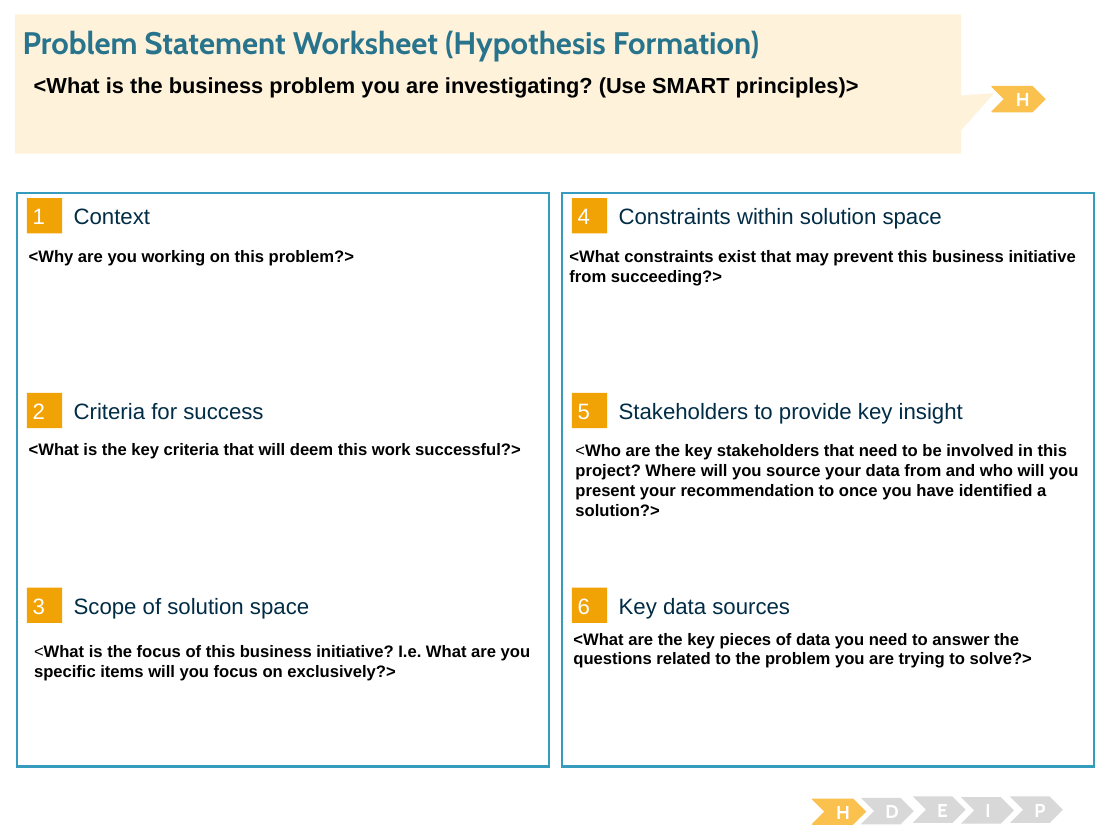
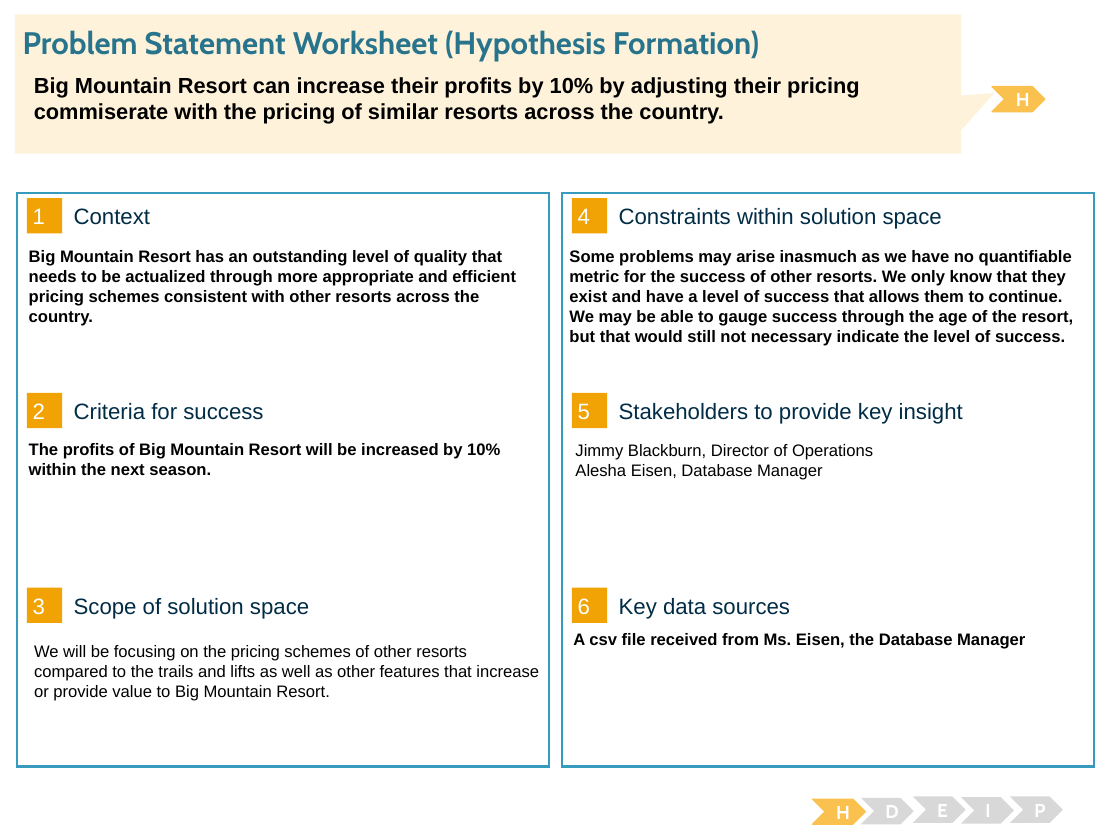
Before and after one commit to MarcJKolb/Unit_14, a slide deck: slide 1 of Marc Kolb PSW - Guided Capstone.pptx. Drawn at 1120x840 pixels with LibreOffice and Linux fonts; fonts in the diff are those of the drawing. Boxes give left, top, right and bottom in pixels: in the first picture for what was removed or moved away, otherwise in the second. Text is boxed around its words. In the diff, an @@ line names an element or a change of style, - is before the commit and + after.

Commit message:
Completed The PSW

```diff
--- a/Marc Kolb PSW - Guided Capstone.pptx
+++ b/Marc Kolb PSW - Guided Capstone.pptx
@@ text at bbox=[34, 77, 860, 124]: text changed @@
-<What is the business problem you are investigating? (Use SMART principles)>
+Big Mountain Resort can increase their profits by 10% by adjusting their pricing commiserate with the pricing of similar resorts across the country.
@@ text at bbox=[29, 250, 516, 326]: text changed @@
-<Why are you working on this problem?>
+Big Mountain Resort has an outstanding level of quality that needs to be actualized through more appropriate and efficient pricing schemes consistent with other resorts across the country.
@@ text at bbox=[569, 250, 1074, 346]: text changed @@
-<What constraints exist that may prevent this business initiative from succeeding?>
+Some problems may arise inasmuch as we have no quantifiable metric for the success of other resorts. We only know that they exist and have a level of success that allows them to continue. We may be able to gauge success through the age of the resort, but that would still not necessary indicate the level of success.
@@ text at bbox=[29, 443, 500, 475]: text changed @@
-<What is the key criteria that will deem this work successful?>
+The profits of Big Mountain Resort will be increased by 10% within the next season.
@@ text at bbox=[575, 444, 873, 480]: text changed; bold off @@
-<Who are the key stakeholders that need to be involved in this project? Where will you source your data from and who will you present your recommendation to once you have identified a solution?>
+Jimmy Blackburn, Director of Operations
+Alesha Eisen, Database Manager
@@ text at bbox=[34, 645, 539, 701]: text changed; bold off @@
-<What is the focus of this business initiative? I.e. What are you specific items will you focus on exclusively?>
+We will be focusing on the pricing schemes of other resorts compared to the trails and lifts as well as other features that increase or provide value to Big Mountain Resort.
@@ text at bbox=[573, 633, 1025, 649]: text changed @@
-<What are the key pieces of data you need to answer the questions related to the problem you are trying to solve?>
+A csv file received from Ms. Eisen, the Database Manager
```
